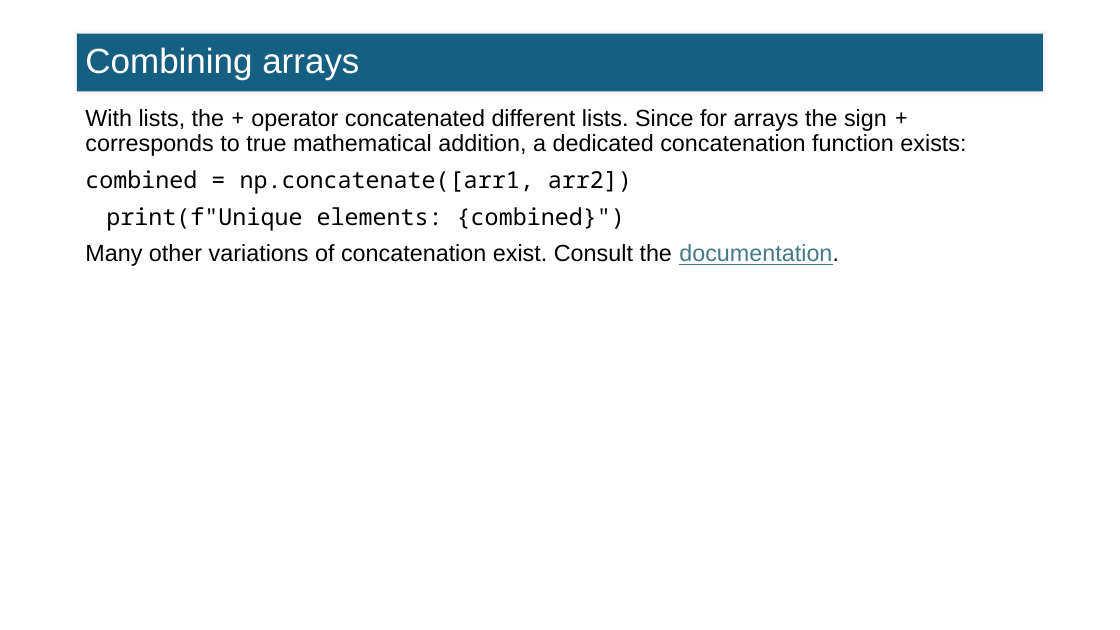
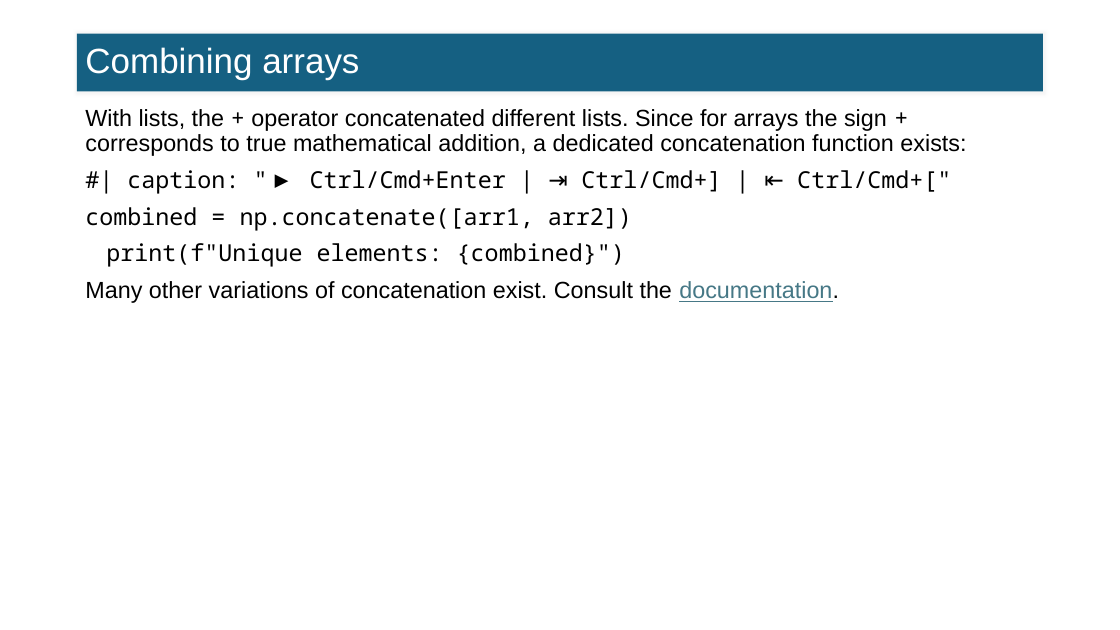
Before and after one commit to FTurci/intro-coding-data-analysis-mirror, a slide deck: slide 19 of slides/07_intro_numpy_slides.pptx. Drawn at 1120x630 pixels with LibreOffice and Linux fonts; fonts in the diff are those of the drawing. Boxes give left, top, right and bottom in pixels: in the first picture for what was removed or moved away, otherwise in the second. Text is boxed around its words. In the diff, an @@ line names an element or a change of style, - is before the commit and + after.

```diff
--- a/slides/07_intro_numpy_slides.pptx
+++ b/slides/07_intro_numpy_slides.pptx
@@ text at [85, 170, 951, 267]: text changed @@
-combined = np.concatenate([arr1, arr2])
-print(f"Unique elements: {combined}")
+#| caption: "▶ Ctrl/Cmd+Enter | ⇥ Ctrl/Cmd+] | ⇤ Ctrl/Cmd+["
+combined = np.concatenate([arr1, arr2])
+print(f"Unique elements: {combined}")
```
Also in this commit, not shown: 9 other slides changed, 50 other files.
